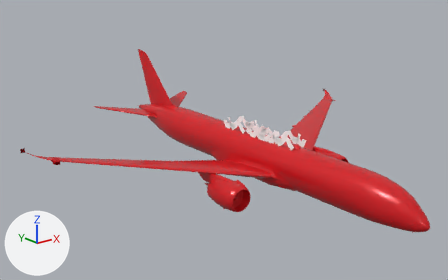
What one commit did to the glTF model replay-engine/public/assets/aircraft/b787-9/b787-9-lod0.glb.
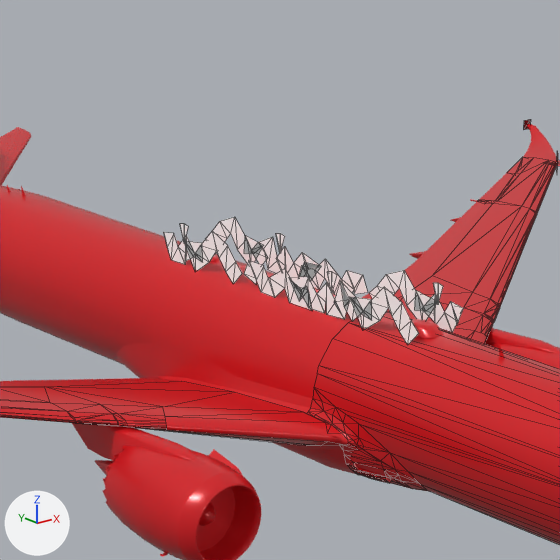
Each version appears first whole from a 50 mm lens placed at (-58.5, -67.3, 25.8), pointed at (-3.2, 1.8, -1.9), and next in a close-up on the part from 40% to 74% of the width and 20% to 75% of the height. Every picture has the same lights, and +X, +Y and +Z are marked at lower left. The first two pictures are the older version. The close-ups show mesh edges as thin lines. Where no turn or scale is listed for an object, it has been applied to the vertices. Vertices at exactly the same position are counted once.

In view in the first close-up: 'Alien Air embedded fuselage lettering', 'Alien Air embedded fuselage lettering.001', 'Alien Air embedded fuselage lettering.002', 'Alien Air embedded fuselage lettering.003', 'Alien Air embedded fuselage lettering.005', 'Alien Air embedded fuselage lettering.006', 'Alien Air embedded fuselage lettering.007', 'Alien Air embedded fuselage lettering.008', 'Alien Air embedded fuselage lettering.009', 'Object_27_Material006_0', 'Object_33_Material003_0', 'Object_35_Material002_0', 'Object_37_material09_0', 'Object_39_material09_0', 'Object_43_Material008_0', 'Object_45_Material001_0', 'Object_9_Material005_0' and 6 more.
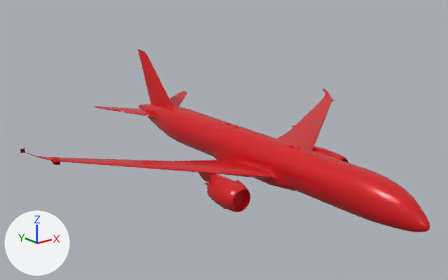
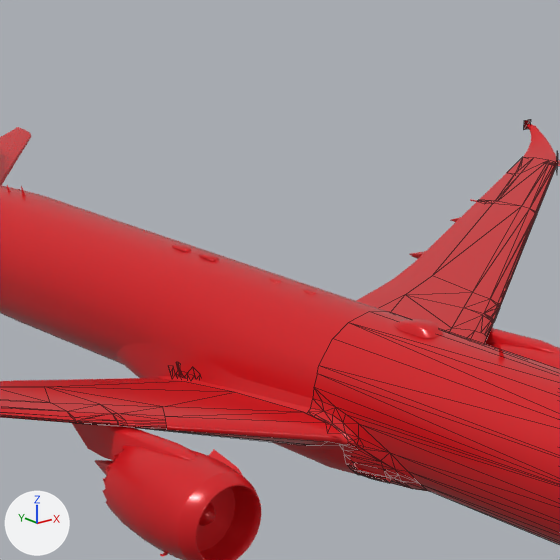
Changed parts and their boxes [x1, y1, x2, y2] in the close-ups (560 x 560 px):
'Alien Air embedded fuselage lettering.007', reshaped (not visible afterwards): before [244, 260, 363, 321]
'Alien Air embedded fuselage lettering.001', reshaped (not visible afterwards): before [251, 237, 367, 294]
'Alien Air embedded fuselage lettering.006', reshaped (not visible afterwards): before [351, 287, 419, 344]
'Alien Air embedded fuselage lettering.002', reshaped (not visible afterwards): before [369, 270, 438, 320]
'Alien Air embedded fuselage lettering.008', reshaped (not visible afterwards): before [184, 231, 242, 283]
'Alien Air embedded fuselage lettering', reshaped (not visible afterwards): before [207, 217, 263, 264]
'Alien Air embedded fuselage lettering.003', reshaped (not visible afterwards): before [423, 294, 464, 332]
'Alien Air embedded fuselage lettering.009', reshaped (not visible afterwards): before [164, 232, 195, 264]
'Alien Air embedded fuselage lettering.005', reshaped (not visible afterwards): before [433, 283, 443, 304]

The change, as a diff of the scene's bpy script:
```diff
--- a/replay-engine/public/assets/aircraft/b787-9/b787-9-lod0.glb.py
+++ b/replay-engine/public/assets/aircraft/b787-9/b787-9-lod0.glb.py
@@ me_mesh_23 @@
-me_mesh_23.from_pydata(...)  # 16 vertices, 14 faces; spans x 1.05, y 3.94..7.73, z 2.47..4.5
+me_mesh_23.from_pydata(...)  # 16 vertices, 14 faces; spans x 2.75, y 3.52..5.38, z -1.81..-0.84
+# me_mesh_23 part 1: 16 of 16 vertices moved; they spanned x 1.05, y 3.94..7.73, z 2.47..4.5 and now span x 2.75, y 3.52..5.38, z -1.81..-0.84; mean shift (1.69, -1.37, -4.76)
 me_mesh_23.materials.append(mat_alien_air_embedded_white_fuselage_lettering)
@@ me_mesh_24 @@
-me_mesh_24.from_pydata(...)  # 38 vertices, 36 faces; spans x 1.05, y -2.35..4.72, z 2.55..4.16
+me_mesh_24.from_pydata(...)  # 38 vertices, 36 faces; spans x 2.75, y 0.38..3.87, z -1.77..-1.0
+# me_mesh_24 part 2: 38 of 38 vertices moved; they spanned x 1.05, y -2.35..4.72, z 2.55..4.16 and now span x 2.75, y 0.38..3.87, z -1.77..-1.0; mean shift (1.69, 0.9, -4.67)
 me_mesh_24.materials.append(mat_alien_air_embedded_white_fuselage_lettering)
@@ me_mesh_25 @@
-me_mesh_25.from_pydata(...)  # 16 vertices, 14 faces; spans x 1.05, y -6.21..-2.43, z 2.47..4.5
+me_mesh_25.from_pydata(...)  # 16 vertices, 14 faces; spans x 2.75, y -1.56..0.3, z -1.81..-0.84
+# me_mesh_25 part 3: 16 of 16 vertices moved; they spanned x 1.05, y -6.21..-2.43, z 2.47..4.5 and now span x 2.75, y -1.56..0.3, z -1.81..-0.84; mean shift (1.69, 3.71, -4.76)
 me_mesh_25.materials.append(mat_alien_air_embedded_white_fuselage_lettering)
@@ me_mesh_26 @@
-me_mesh_26.from_pydata(...)  # 12 vertices, 10 faces; spans x 1.05, y -7.57..-5.37, z 2.64..3.97
+me_mesh_26.from_pydata(...)  # 12 vertices, 10 faces; spans x 2.75, y -2.25..-1.18, z -1.73..-1.1
+# me_mesh_26 part 4: 12 of 12 vertices moved; they spanned x 1.05, y -7.57..-5.37, z 2.64..3.97 and now span x 2.75, y -2.25..-1.18, z -1.73..-1.1; mean shift (1.69, 4.82, -4.68)
 me_mesh_26.materials.append(mat_alien_air_embedded_white_fuselage_lettering)
@@ me_mesh_28 @@
-me_mesh_28.from_pydata(...)  # 6 vertices, 4 faces; spans x 1.053, y -6.473..-5.919, z 3.558..4.42
-me_mesh_28.vertices[0].co = (1.053, -6.17, 3.558)  # pixel (437, 304)
-me_mesh_28.vertices[1].co = (1.053, -5.919, 4.353)  # pixel (433, 282)
-me_mesh_28.vertices[2].co = (1.053, -6.196, 3.587)  # pixel (437, 303)
-me_mesh_28.vertices[3].co = (1.053, -6.196, 4.42)  # pixel (438, 282)
-me_mesh_28.vertices[4].co = (1.053, -6.222, 3.558)  # pixel (438, 304)
-me_mesh_28.vertices[5].co = (1.053, -6.473, 4.353)  # pixel (443, 286)
+me_mesh_28.from_pydata(...)  # 6 vertices, 4 faces; spans x 2.747, y -1.699..-1.436, z -1.267..-0.879
+# me_mesh_28 part 5
+me_mesh_28.vertices[0].co = (2.747, -1.548, -1.267)
+me_mesh_28.vertices[1].co = (2.747, -1.436, -0.912)
+me_mesh_28.vertices[2].co = (2.747, -1.568, -1.251)
+me_mesh_28.vertices[3].co = (2.747, -1.568, -0.879)
+me_mesh_28.vertices[4].co = (2.747, -1.587, -1.267)
+me_mesh_28.vertices[5].co = (2.747, -1.699, -0.912)
 me_mesh_28.materials.append(mat_alien_air_embedded_white_fuselage_lettering)
@@ me_mesh_29 @@
-me_mesh_29.from_pydata(...)  # 16 vertices, 14 faces; spans x -1.1, y -7.39..-3.6, z 2.47..4.5
+me_mesh_29.from_pydata(...)  # 16 vertices, 14 faces; spans x -2.8, y -2.15..-0.29, z -1.81..-0.84
+# me_mesh_29 part 6: 16 of 16 vertices moved; they spanned x -1.1, y -7.39..-3.6, z 2.47..4.5 and now span x -2.8, y -2.15..-0.29, z -1.81..-0.84; mean shift (-1.69, 4.26, -4.76)
 me_mesh_29.materials.append(mat_alien_air_embedded_white_fuselage_lettering)
@@ me_mesh_30 @@
-me_mesh_30.from_pydata(...)  # 38 vertices, 36 faces; spans x -1.1, y -4.38..2.69, z 2.55..4.16
+me_mesh_30.from_pydata(...)  # 38 vertices, 36 faces; spans x -2.8, y -0.64..2.85, z -1.77..-1.0
+# me_mesh_30 part 7: 38 of 38 vertices moved; they spanned x -1.1, y -4.38..2.69, z 2.55..4.16 and now span x -2.8, y -0.64..2.85, z -1.77..-1.0; mean shift (-1.69, 2.0, -4.67)
 me_mesh_30.materials.append(mat_alien_air_embedded_white_fuselage_lettering)
@@ me_mesh_31 @@
-me_mesh_31.from_pydata(...)  # 16 vertices, 14 faces; spans x -1.1, y 2.77..6.55, z 2.47..4.5
+me_mesh_31.from_pydata(...)  # 16 vertices, 14 faces; spans x -2.8, y 2.93..4.79, z -1.81..-0.84
+# me_mesh_31 part 8: 16 of 16 vertices moved; they spanned x -1.1, y 2.77..6.55, z 2.47..4.5 and now span x -2.8, y 2.93..4.79, z -1.81..-0.84; mean shift (-1.69, -0.82, -4.76)
 me_mesh_31.materials.append(mat_alien_air_embedded_white_fuselage_lettering)
@@ me_mesh_32 @@
-me_mesh_32.from_pydata(...)  # 12 vertices, 10 faces; spans x -1.1, y 5.71..7.91, z 2.64..3.97
+me_mesh_32.from_pydata(...)  # 12 vertices, 10 faces; spans x -2.8, y 4.41..5.48, z -1.73..-1.1
+# me_mesh_32 part 9: 12 of 12 vertices moved; they spanned x -1.1, y 5.71..7.91, z 2.64..3.97 and now span x -2.8, y 4.41..5.48, z -1.73..-1.1; mean shift (-1.69, -1.93, -4.68)
 me_mesh_32.materials.append(mat_alien_air_embedded_white_fuselage_lettering)
```
